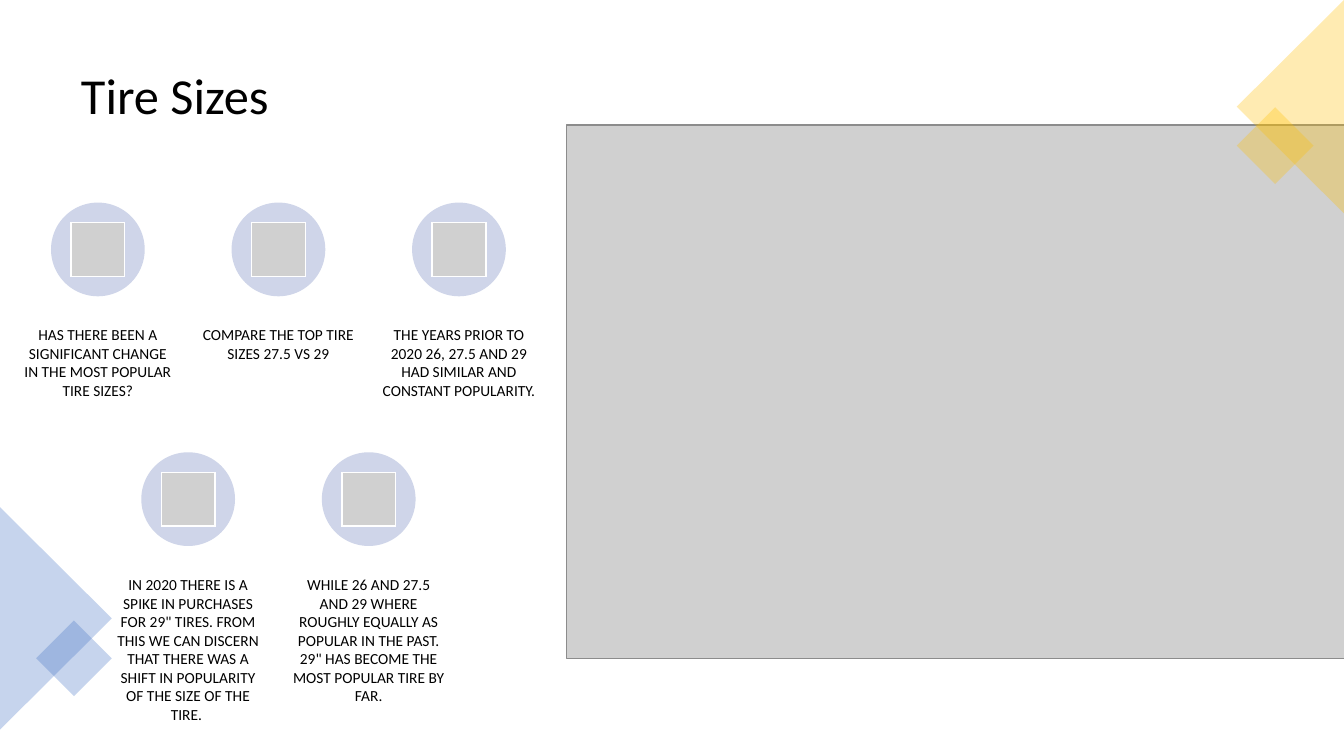
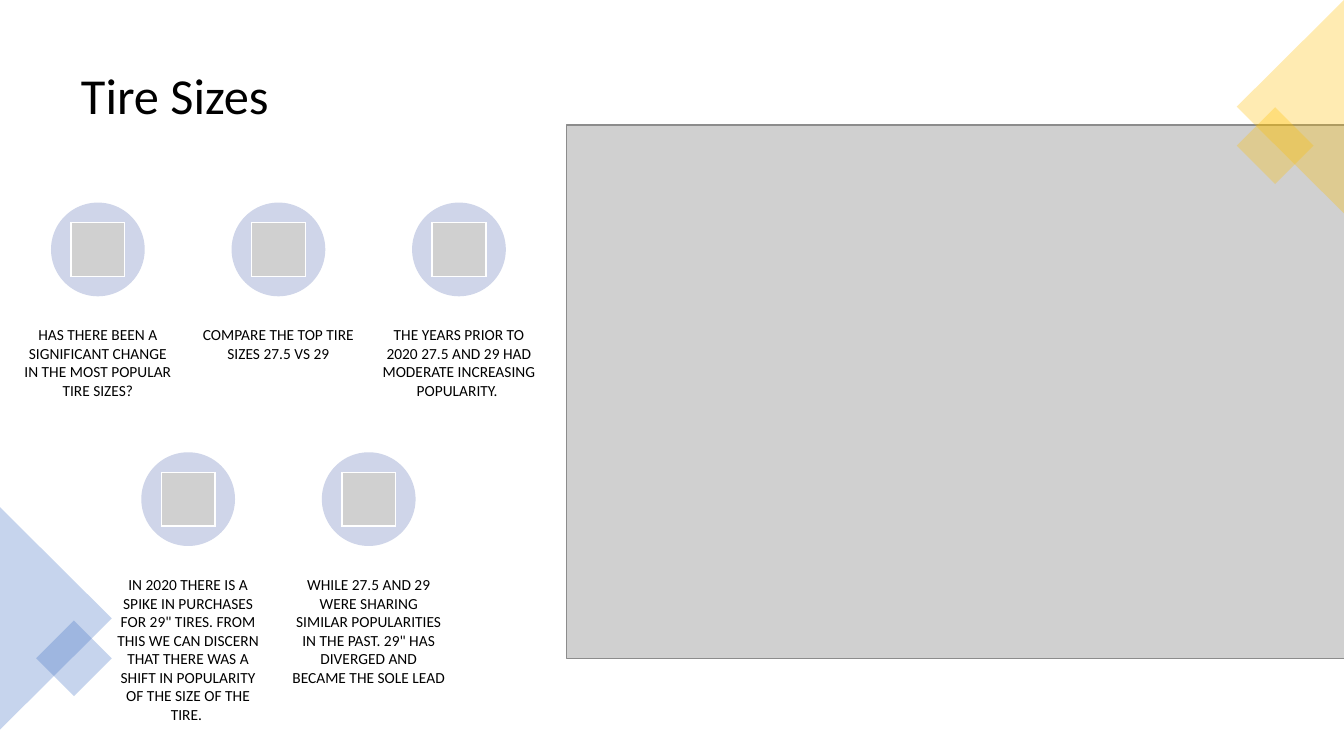
Before and after one commit to 2Delta/GT-Coding-Boot-Camp_Project-1, a slide deck: slide 10 of Project_power_point.pptx. Drawn at 1344x756 pixels with LibreOffice and Linux fonts; fonts in the diff are those of the drawing; grey boxes stand for pictures. Boxes give left, top, right and bottom in pixels: in the first picture for what was removed or moved away, otherwise in the second. Text is boxed around its words. In the diff, an @@ line names an element or a change of style, - is before the commit and + after.

Commit message:
updated ppt again

```diff
--- a/Project_power_point.pptx
+++ b/Project_power_point.pptx
@@ text at <box>383,330,535,396</box>: text changed @@
-THE YEARS PRIOR TO 2020 26, 27.5 AND 29 HAD SIMILAR AND CONSTANT POPULARITY.
+THE YEARS PRIOR TO 2020 27.5 AND 29 HAD MODERATE INCREASING POPULARITY.
@@ text at <box>292,580,444,683</box>: text changed @@
-WHILE 26 AND 27.5 AND 29 WHERE ROUGHLY EQUALLY AS POPULAR IN THE PAST. 29" HAS BECOME THE MOST POPULAR TIRE BY FAR.
+WHILE 27.5 AND 29 WERE SHARING SIMILAR POPULARITIES IN THE PAST. 29" HAS DIVERGED AND BECAME THE SOLE LEAD
```
